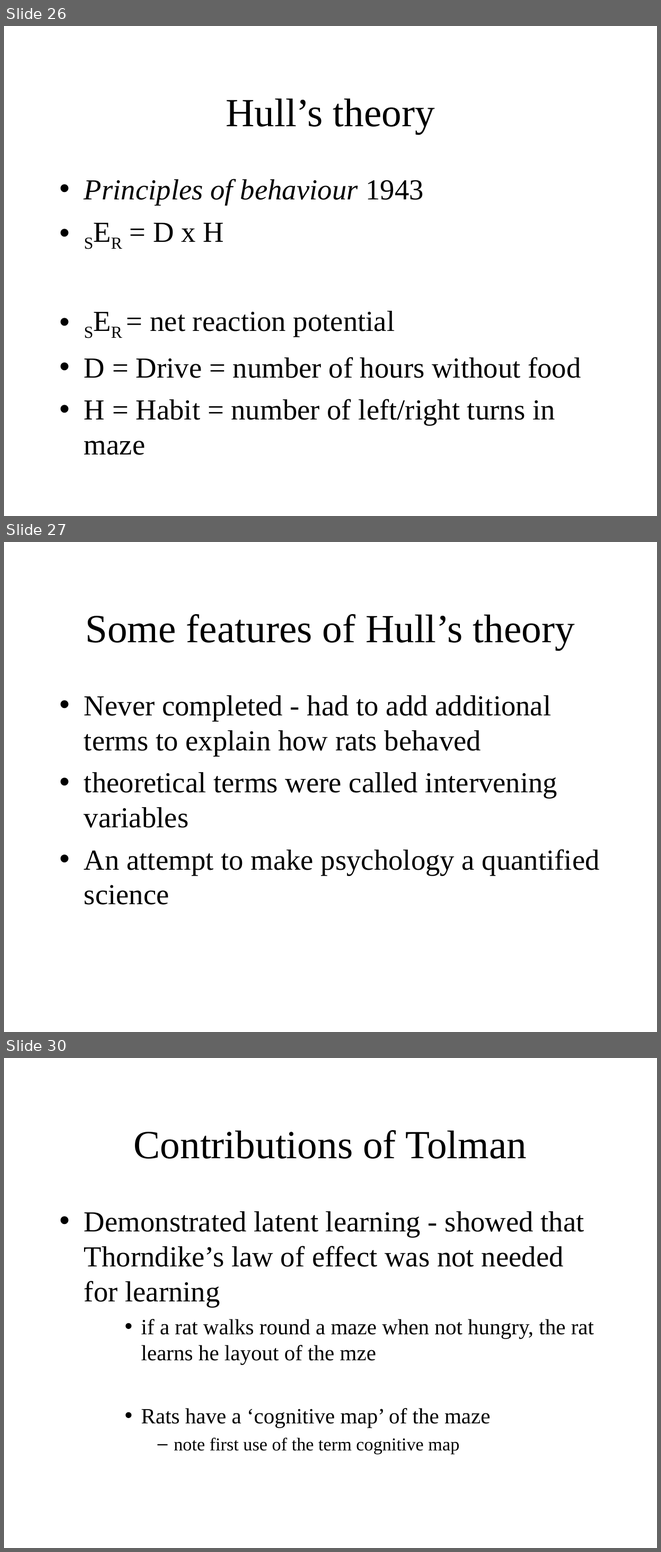
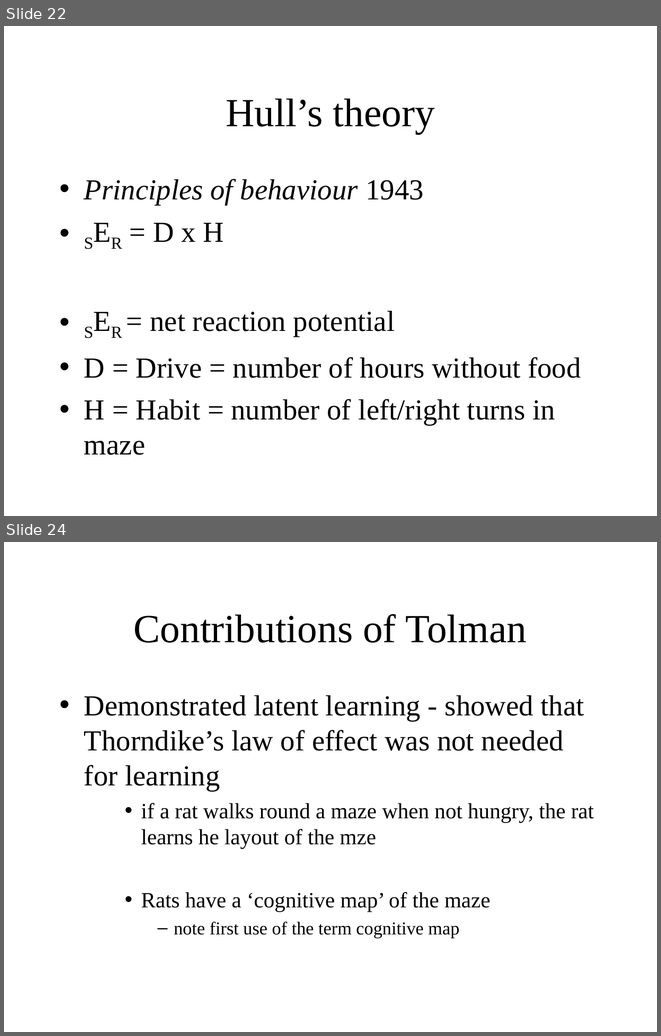
Before and after one commit to ajwills72/critical-thinking, a slide deck: src/behaviourism.odp. Shown one above the other, each under a label of ours: slides 26, 27 and 30 before the commit, slides 22 and 24 after it; the slides between them are not shown. The pictures are 661x1552 and 661x1036 pixels, drawn with LibreOffice and Linux fonts; fonts in the diff are those of the drawing. Boxes give left, top, right and bottom in pixels: in the first picture for what was removed or moved away, otherwise in the second. Text is boxed around its words. In the diff, an @@ line names an element or a change of style, - is before the commit and + after.

```diff
--- a/src/behaviourism.odp
+++ b/src/behaviourism.odp
@@ slide 27 removed at bbox=[4, 542, 657, 1032], background #FFFFFF @@
@@ title removed at bbox=[85, 614, 575, 650] @@
-Some features of Hull’s theory
@@ text removed at bbox=[84, 695, 600, 905] @@
-• Never completed - had to add additional terms to explain how rats behaved
-• theoretical terms were called intervening variables
-• An attempt to make psychology a quantified science
@@ what was slide 26 is now slide 22 @@
@@ what was slide 30 is now slide 24 @@
```
Also in this commit, not shown: 9 slides changed, 6 other slides removed, 1 other file.
